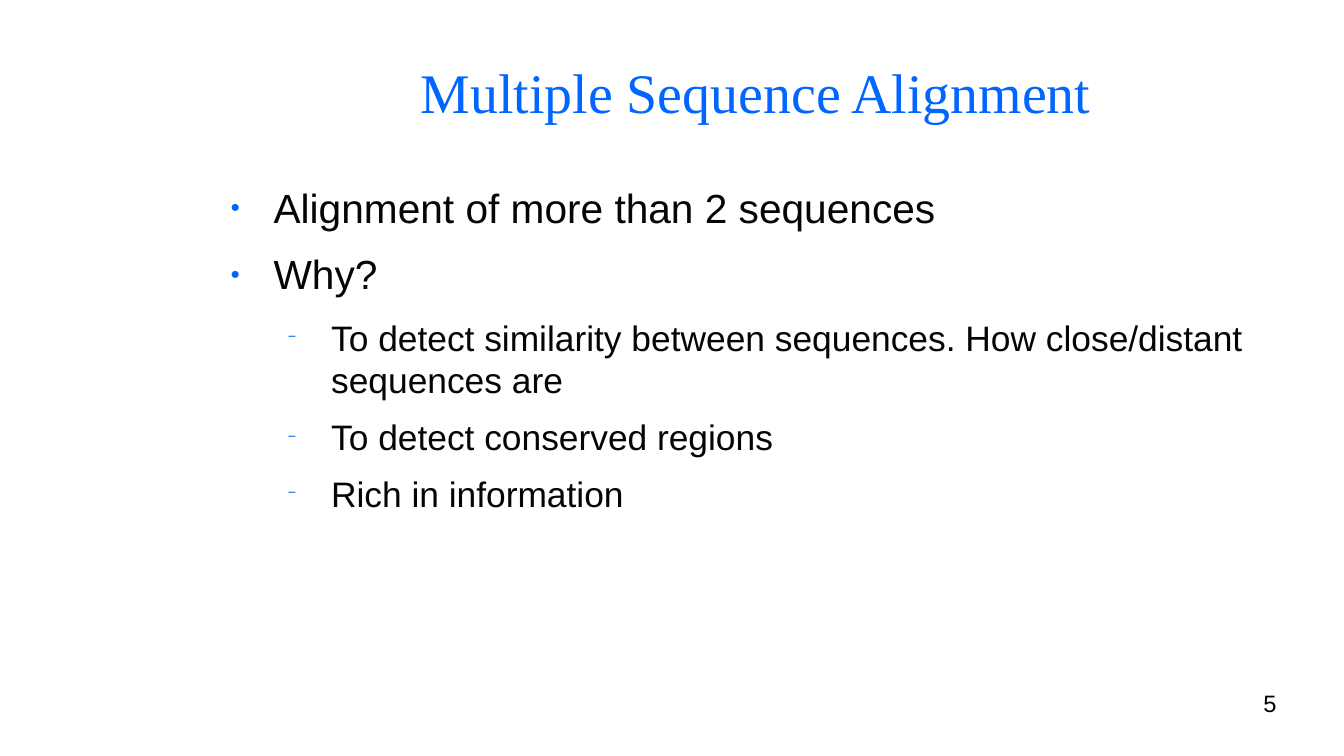
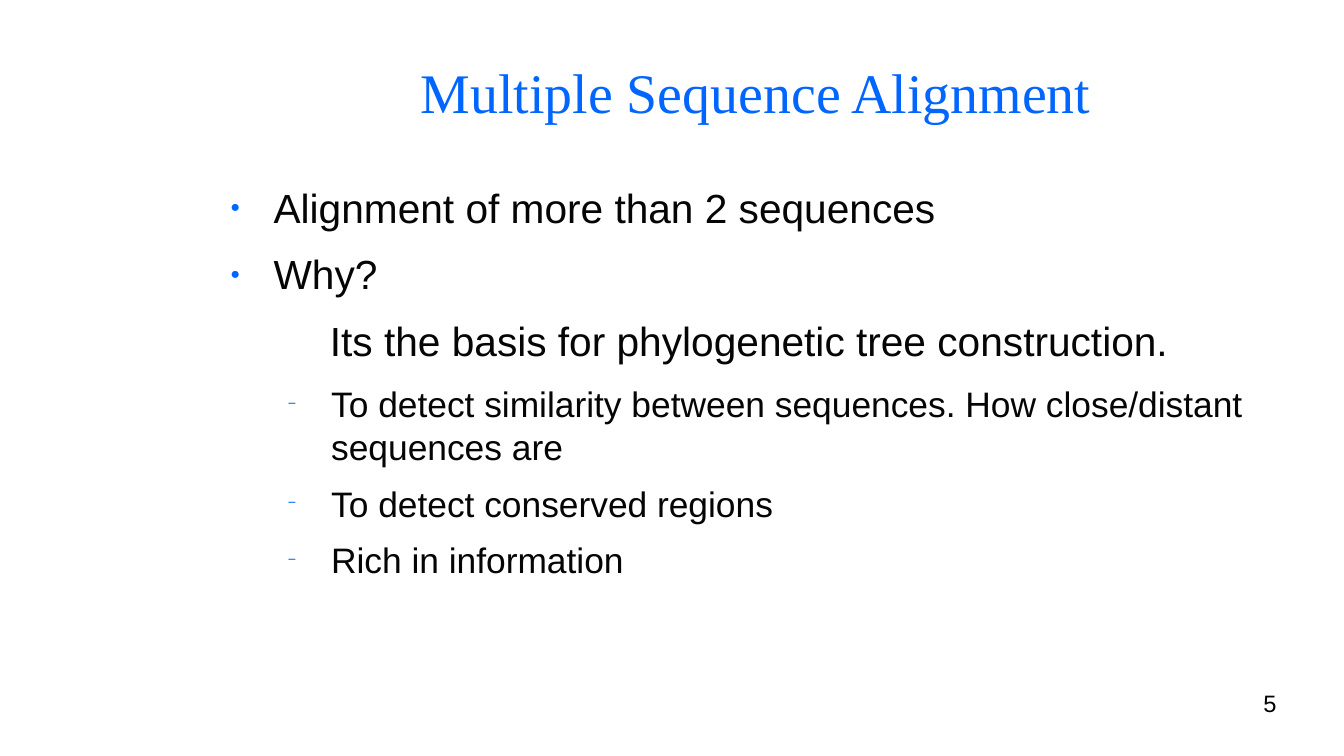
Before and after one commit to BryanAbuchery/Group_Project, a slide deck: slide 5 of Group_presentation.odp. Drawn at 1344x756 pixels with LibreOffice and Linux fonts; fonts in the diff are those of the drawing; background and template pictures are left out. Boxes give left, top, right and bottom in pixels: in the first picture for what was removed or moved away, otherwise in the second. Text is boxed around its words. In the diff, an @@ line names an element or a change of style, - is before the commit and + after.

```diff
--- a/Group_presentation.odp
+++ b/Group_presentation.odp
@@ text at box(330, 326, 1167, 364): paragraph added @@
+Its the basis for phylogenetic tree construction.
```
Also in this commit, not shown: 6 other slides changed, 1 slide added.
